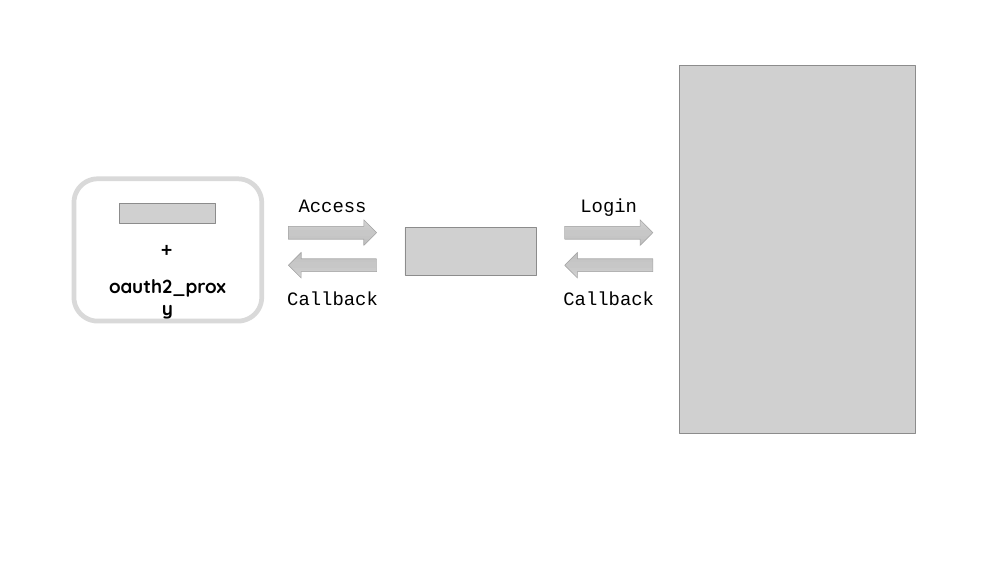
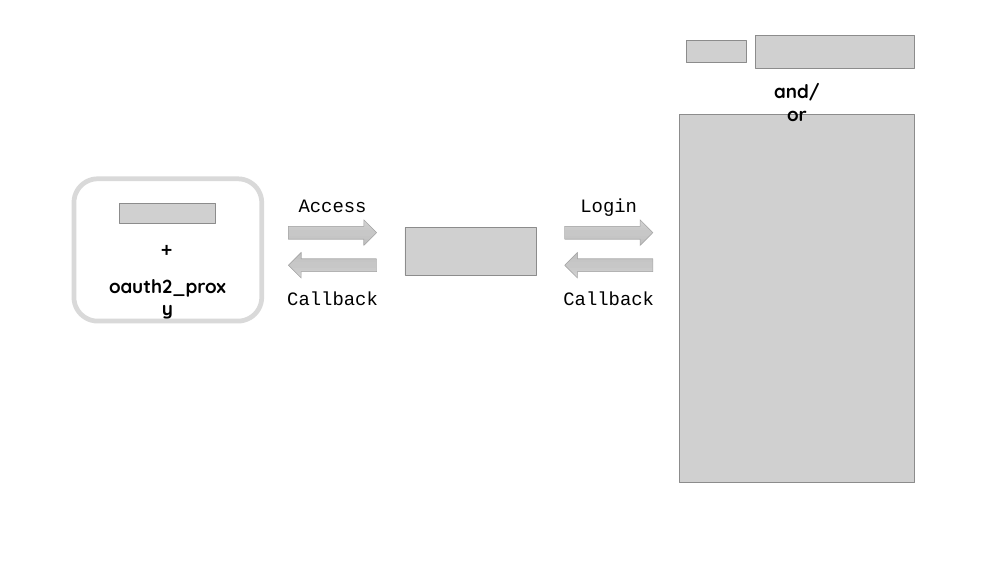
Before and after one commit to mikan/blog, a slide deck: slide 1 of static/img/diagram/nginx-oauth-auth0.pptx. Drawn at 1008x567 pixels with LibreOffice and Linux fonts; fonts in the diff are those of the drawing; grey boxes stand for pictures. Boxes give left, top, right and bottom in pixels: in the first picture for what was removed or moved away, otherwise in the second. Text is boxed around its words. In the diff, an @@ line names an element or a change of style, - is before the commit and + after.

```diff
--- a/static/img/diagram/nginx-oauth-auth0.pptx
+++ b/static/img/diagram/nginx-oauth-auth0.pptx
@@ picture added at <box>686,41,746,63</box> @@
@@ picture added at <box>756,35,916,68</box> @@
@@ text added at <box>774,83,820,121</box>, 18 pt, text #000000, bold @@
+and/or
@@ picture: place and size @@
-picture at <box>680,66,916,434</box>
+picture at <box>679,114,915,482</box>
```
Also in this commit, not shown: 1 slide added, 4 other files.
